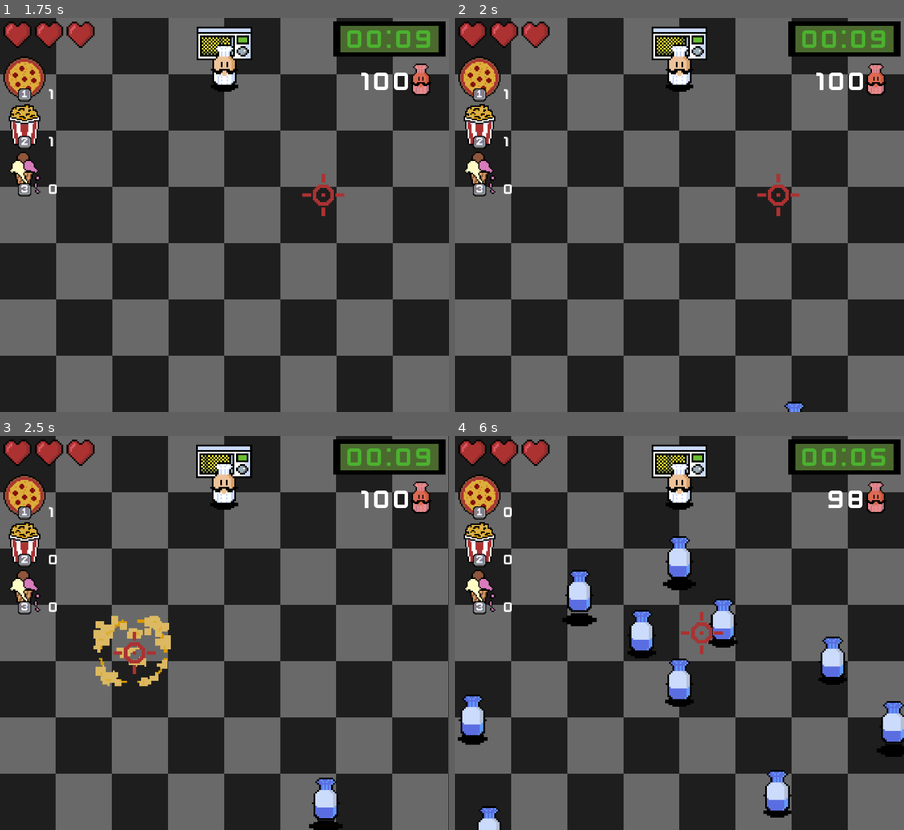
Above: before the commit, frames 1-4 (two rows, left to right).
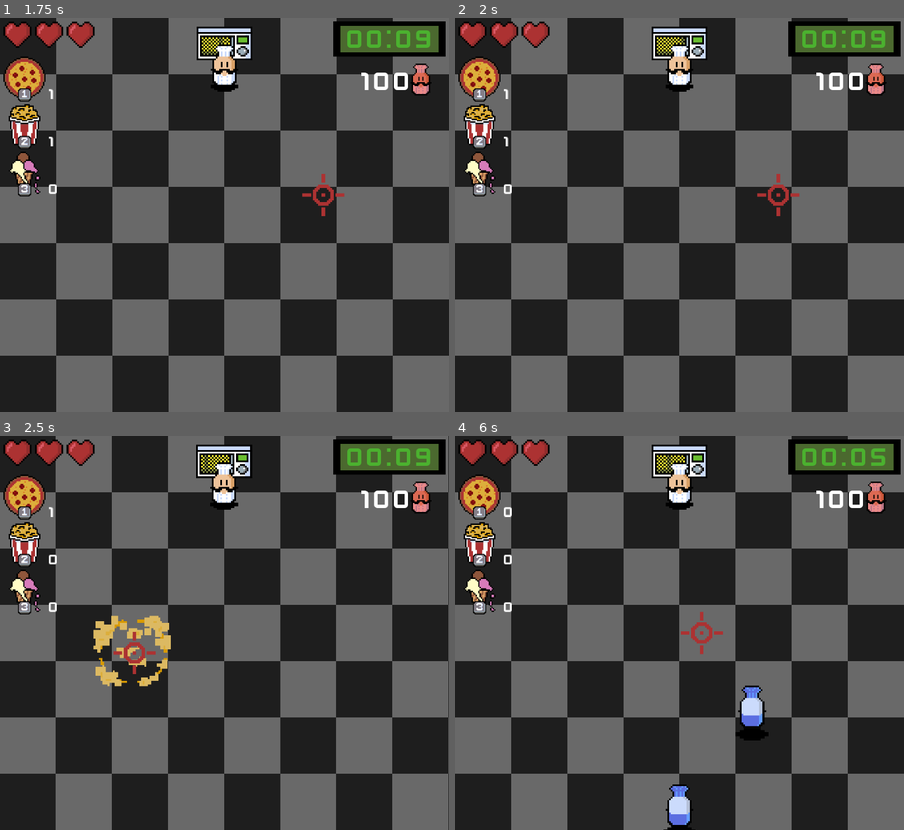
Above: after the commit, the same moments.

Repository: 1nderr/chef-mikes-final-stand
Game: Godot game, scene res://src/core/main.tscn
Same seed, same stepped clock (60 frames per second), same inputs: the game is played once before the commit and once after it.
Inputs (mouse positions are in pixels of both pictures, inside the frame that each line leads up to):
- Up to frame 1 (1.75 s): click (278, 254) at 0.5 s; tap Enter at 1.25 s; move the mouse to (323, 195) at 1.27 s; hold 3 (slow) from 1.28 s (still down)
- Up to frame 2 (2 s): keep holding 3 (slow)
- Up to frame 3 (2.5 s): move the mouse to (134, 652) at 2.02 s; release 3 (slow) at 2.03 s; tap 2 (bomb) at 2.1 s; tap 3 (slow) at 2.3 s
- Up to frame 4 (6 s): move the mouse to (724, 546) at 2.77 s; hold 1 (disc) 2.78-3.53 s; tap 3 (slow) at 3.05, 3.8, 4.55, 5.1 s; move the mouse to (657, 711) at 3.52 s; tap Space (open) at 3.6 s; move the mouse to (814, 692) at 4.27 s; press the mouse at (814, 692) at 4.28 s; move the mouse to (544, 573) at 5.02 s; release the mouse at (544, 573) at 5.03 s; move the mouse to (701, 633) at 5.77 s; hold 3 (slow) from 5.78 s (still down)

Frame 1 is identical in both runs. In frame 2, less than 0.1% of the frame differs, in the area x 73-78%, y 97-100%; in frame 3, 0.7%; in frame 4, 7.2%, in the area x 0-100%, y 13-100%.

Commit message:
some balancing

Diff:
--- a/src/entities/enemy/enemy_spawner.gd
+++ b/src/entities/enemy/enemy_spawner.gd
@@ -1,9 +1,16 @@
 class_name EnemySpawner
 extends Marker2D
 
-@export var min_spawn_time: float = 1
+@export var min_spawn_time: float = 2
 @export var max_spawn_time: float = 5
 @export var enemy_scene: PackedScene
+
+# Difficulty ramp: interval shrinks and tough enemies grow as the order is filled.
+@export var late_interval_mult: float = 0.4
+@export var red_chance_early: float = 0.03
+@export var red_chance_late: float = 0.22
+@export var purple_chance_early: float = 0.12
+@export var purple_chance_late: float = 0.33
 
 @onready var spawn_timer: Timer = $SpawnTimer
 @onready var slow_timer: Timer = $SlowTimer
@@ -23,7 +30,9 @@
 
 
 func _on_spawn_timer_timeout() -> void:
-	spawn_timer.wait_time = randf_range(min_spawn_time, max_spawn_time)
+	var progress := _progress()
+	var slow_factor: float = (1.0 / _time_scale) if _time_scale > 0.0 else 1.0
+	spawn_timer.wait_time = randf_range(min_spawn_time, max_spawn_time) * lerp(1.0, late_interval_mult, progress) * slow_factor
 	spawn_timer.start()
 
 	if GameManager.enemies_remaining - GameManager.enemies_spawned <= 0:
@@ -35,11 +44,13 @@
 
 	enemy.global_position = global_position
 
-	var i := randi_range(1, 10)
-	if i == 1:
+	var roll := randf()
+	var red_chance: float = lerp(red_chance_early, red_chance_late, progress)
+	var purple_chance: float = lerp(purple_chance_early, purple_chance_late, progress)
+	if roll < red_chance:
 		enemy.color = "red"
 		enemy.hp = 3
-	elif i == 2 or i == 3:
+	elif roll < red_chance + purple_chance:
 		enemy.color = "purple"
 		enemy.hp = 2
 
@@ -47,6 +58,10 @@
 	if slow_timer.is_stopped():
 		return
 	enemy.apply_slow.call_deferred(_time_scale, slow_timer.time_left)
+
+
+func _progress() -> float:
+	return clamp(1.0 - float(GameManager.enemies_remaining) / float(GameManager.ENEMIES_TOTAL), 0.0, 1.0)
 
 
 func _on_player_died() -> void:
@@ -63,5 +78,8 @@
 func _on_slow_applied(time_scale: float) -> void:
 	_time_scale = time_scale
 	slow_timer.start()
-	if time_scale == 0:
+	if time_scale <= 0:
 		spawn_timer.stop()
+	elif not spawn_timer.is_stopped():
+		# Stretch the in-flight interval so spawning also slows during the freeze.
+		spawn_timer.start(spawn_timer.time_left / time_scale)
--- a/src/entities/player/player.tscn
+++ b/src/entities/player/player.tscn
@@ -164,7 +164,7 @@
 debug_color = Color(0.114793606, 0.6490636, 0, 0.41960785)
 
 [node name="CooldownTimer" type="Timer" parent="." unique_id=443058346]
-wait_time = 0.1
+wait_time = 0.2
 one_shot = true
 
 [node name="HealthComponent" type="Node" parent="." unique_id=1277235068]
